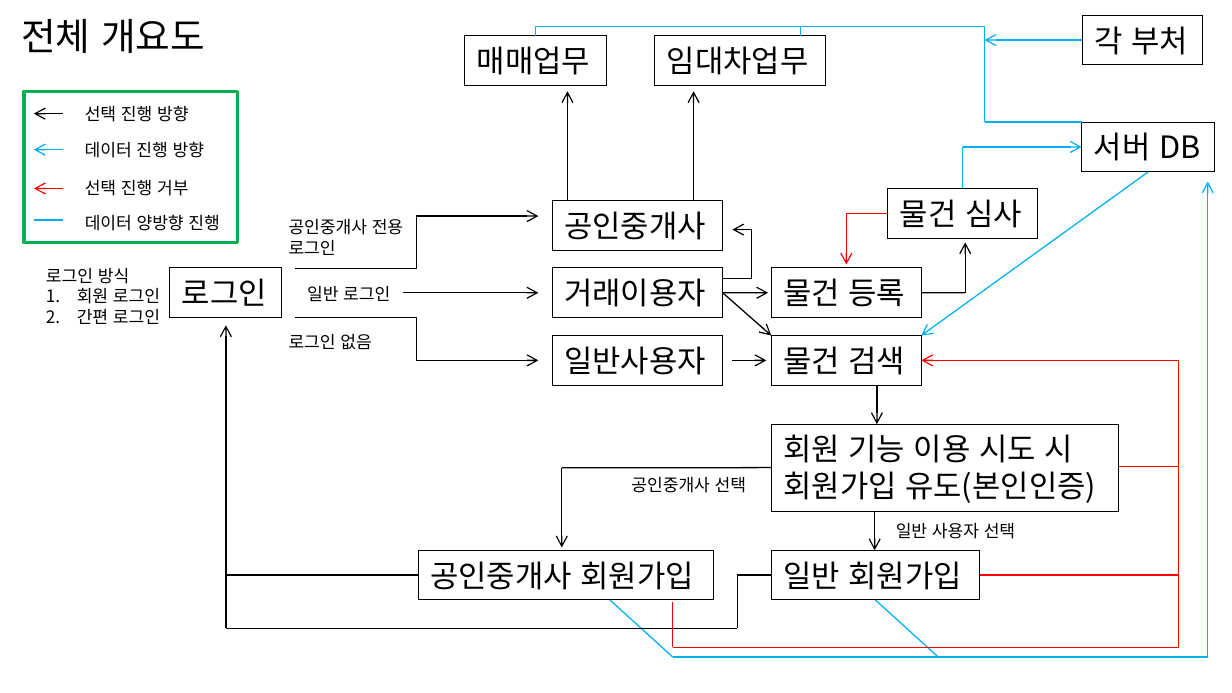
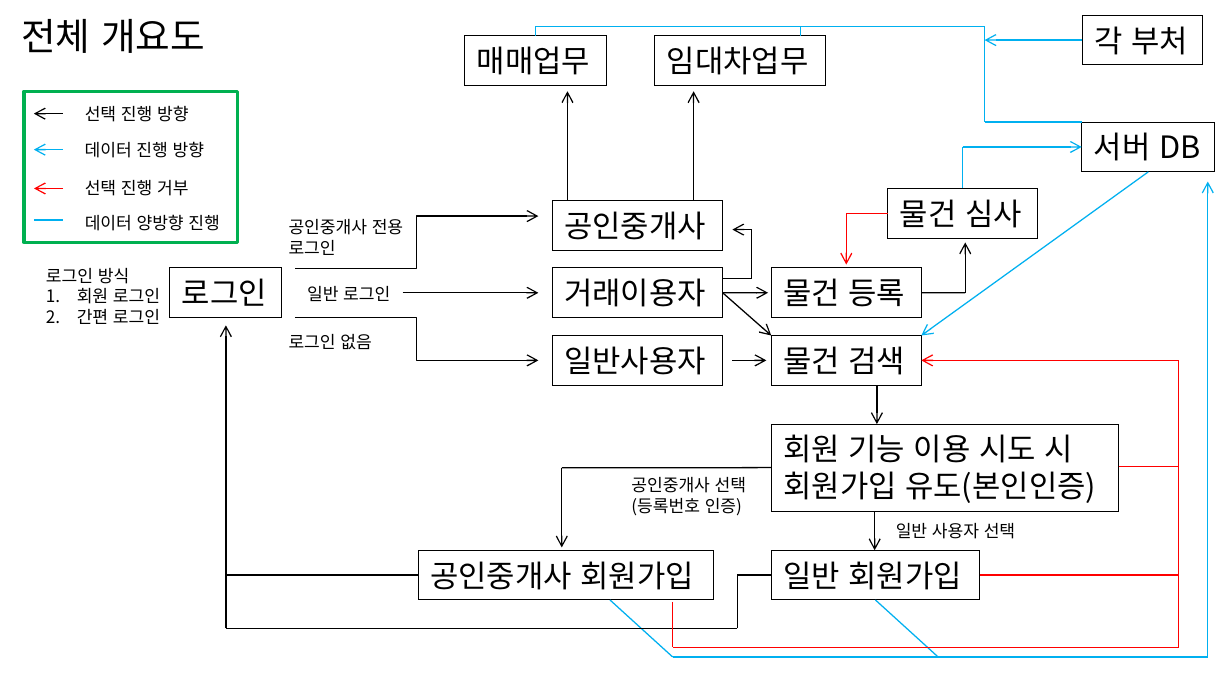
Before and after one commit to cl0cktree/fixability, a slide deck: slide 1 of 공용폴더/이용컨탠츠별페이지접근-계약.pptx. Drawn at 1232x693 pixels with LibreOffice and Linux fonts; fonts in the diff are those of the drawing. Boxes give left, top, right and bottom in pixels: in the first picture for what was removed or moved away, otherwise in the second. Text is boxed around its words. In the diff, an @@ line names an element or a change of style, - is before the commit and + after.

```diff
--- a/공용폴더/이용컨탠츠별페이지접근-계약.pptx
+++ b/공용폴더/이용컨탠츠별페이지접근-계약.pptx
@@ text at (631, 498, 742, 516): paragraph added @@
+(등록번호 인증)
```
Also in this commit, not shown: 1 other slide changed, 3 slides added.
